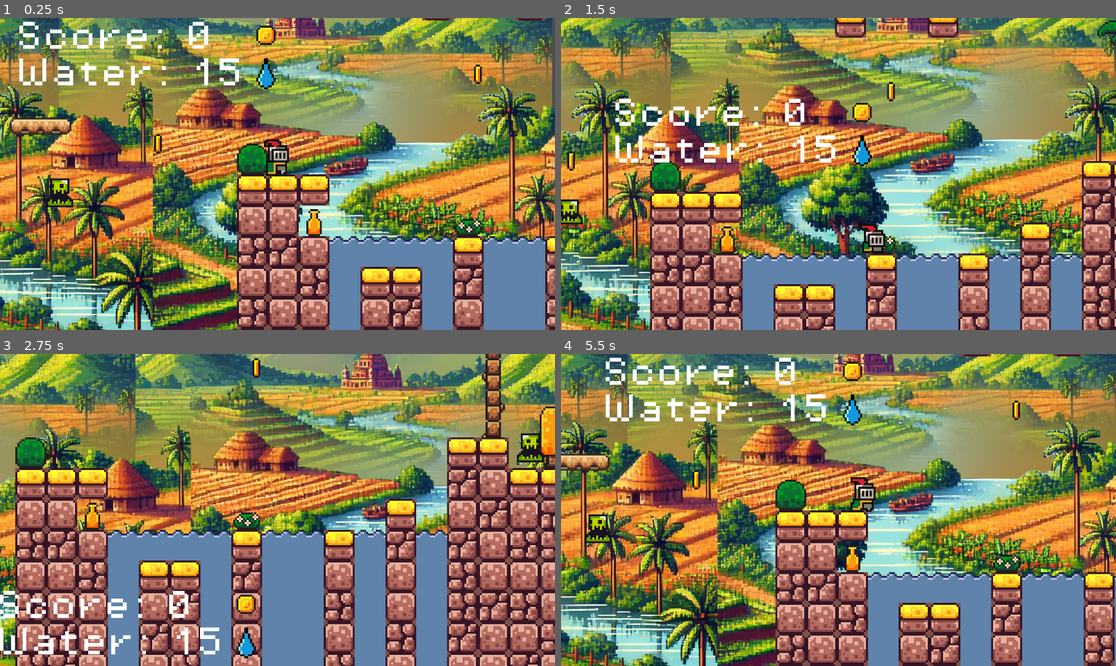
Above: before the commit, frames 1-4 (two rows, left to right).
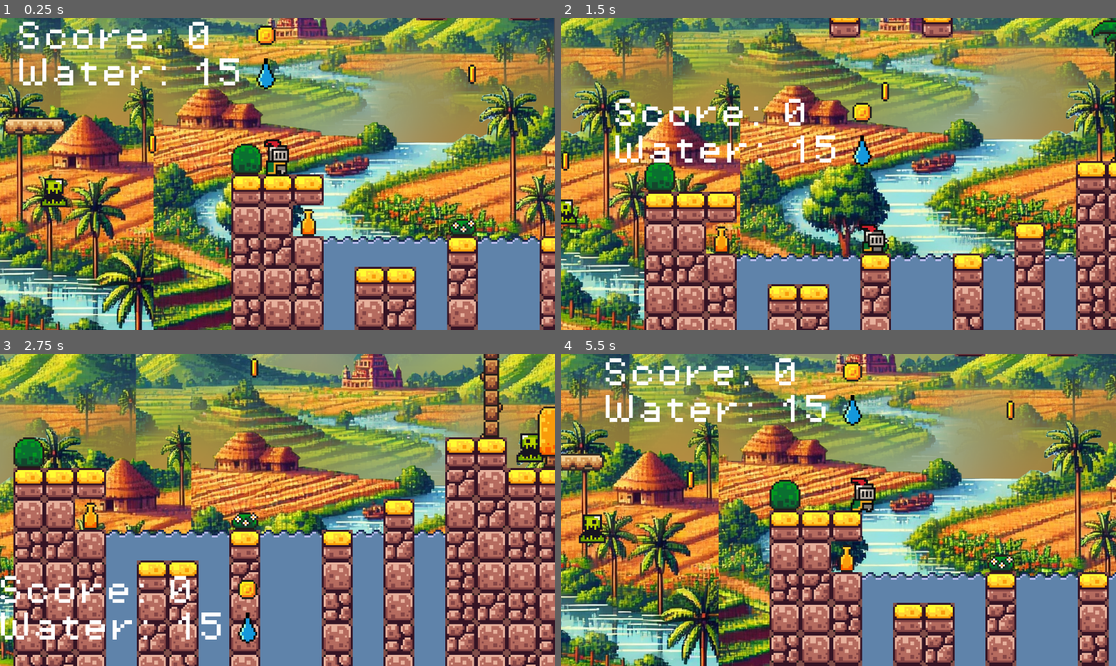
Above: after the commit, the same moments.

Repository: hypercreeper/TheWanderersPuzzle
Game: Godot game, scene res://scenes/india.tscn
The game is run twice, just before and just after one commit, with the same random seed, the same clock (stepped at 60 frames per second) and the same inputs. This scene is started directly instead of the project's main scene. Sound files missing from this copy of the repository are replaced by a short silence.
Inputs (mouse positions are in pixels of both pictures, inside the frame that each line leads up to):
- Up to frame 1 (0.25 s): no input
- Up to frame 2 (1.5 s): move the mouse to (960, 158) at 0.52 s; hold Right (move_right) from 0.53 s (still down); tap Space (jump) at 0.77 s; move the mouse to (727, 189) at 1.27 s
- Up to frame 3 (2.75 s): tap Space (jump) at 1.52 s; move the mouse to (333, 441) at 2.02 s; release Right (move_right) at 2.03 s; hold A (move_left) from 2.03 s (still down)
- Up to frame 4 (5.5 s): move the mouse to (810, 572) at 2.77 s; release A (move_left) at 2.78 s; hold Right (move_right) 2.78-4.28 s; tap Space (jump) at 3.02, 3.77, 4.52 s; move the mouse to (1005, 556) at 3.52 s; move the mouse to (672, 463) at 4.27 s; hold A (move_left) 4.28-5.03 s; move the mouse to (866, 510) at 5.02 s; hold Right (move_right) from 5.03 s (still down)

The runs differ from the first frame. In frame 1, 32% of the frame differs, in the area x 0-100%, y 0-100%; in frame 2, 34%; in frame 3, 24%; in frame 4, 33%.

Commit message:
player droplet

Diff:
--- a/scenes/arabia.tscn
+++ b/scenes/arabia.tscn
@@ -3,7 +3,6 @@
 [ext_resource type="Script" path="res://scripts/arabia.gd" id="1_1cctq"]
 [ext_resource type="PackedScene" uid="uid://r8m8x8myq4cf" path="res://scenes/killzone.tscn" id="1_m67a3"]
 [ext_resource type="Texture2D" uid="uid://dnei68v4e2bu2" path="res://assets/sprites/world_tileset.png" id="2_d4jso"]
-[ext_resource type="Texture2D" uid="uid://c31prv6yomi6b" path="res://assets/backdrops/parallax Arabia/arabiaparallaxtop.png" id="2_yiyju"]
 [ext_resource type="PackedScene" uid="uid://t68og48b4rdo" path="res://scenes/platform.tscn" id="3_ppbth"]
 [ext_resource type="PackedScene" uid="uid://jydo4aaf5u7y" path="res://scenes/enemy.tscn" id="4_ssokk"]
 [ext_resource type="PackedScene" uid="uid://chqftqp6qaoih" path="res://scenes/coin.tscn" id="5_prvoh"]
@@ -11,8 +10,8 @@
 [ext_resource type="Texture2D" uid="uid://ptb23jubexxh" path="res://assets/sprites/coinicon.png" id="7_08cdo"]
 [ext_resource type="FontFile" uid="uid://dlk0p5n2mdgm4" path="res://assets/fonts/PixelOperator8.ttf" id="7_wiumm"]
 [ext_resource type="Script" path="res://scripts/game_manager.gd" id="8_a74yd"]
-[ext_resource type="Texture2D" uid="uid://m5rjric0phad" path="res://assets/sprites/droplet.png" id="10_hd01n"]
-[ext_resource type="PackedScene" uid="uid://dayjr02m01dcl" path="res://scenes/pot.tscn" id="11_mtygl"]
+[ext_resource type="PackedScene" uid="uid://chtm5rrt4ee8i" path="res://scenes/pot.tscn" id="11_mtygl"]
+[ext_resource type="Texture2D" uid="uid://m5rjric0phad" path="res://assets/sprites/droplet.png" id="12_3sb2g"]
 
 [sub_resource type="WorldBoundaryShape2D" id="WorldBoundaryShape2D_pv50g"]
 distance = -111.0
@@ -225,10 +224,6 @@
 [node name="Game3" type="Node2D"]
 script = ExtResource("1_1cctq")
 
-[node name="Arabiaparallaxtop" type="Sprite2D" parent="."]
-position = Vector2(89, -380)
-texture = ExtResource("2_yiyju")
-
 [node name="Killzone" parent="." instance=ExtResource("1_m67a3")]
 
 [node name="CollisionShape2D" type="CollisionShape2D" parent="Killzone"]
@@ -297,8 +292,24 @@
 wait_time = 5.0
 autostart = true
 
+[node name="Game Manager" type="Node" parent="."]
+unique_name_in_owner = true
+script = ExtResource("8_a74yd")
+
+[node name="Enemy" parent="." instance=ExtResource("4_ssokk")]
+position = Vector2(395, -80)
+
+[node name="Pot" type="Node" parent="."]
+
+[node name="coin7" parent="Pot" instance=ExtResource("5_prvoh")]
+visible = false
+position = Vector2(3, -257)
+
+[node name="Pot" parent="Pot" instance=ExtResource("11_mtygl")]
+position = Vector2(-247, 24)
+
 [node name="Player" parent="." instance=ExtResource("6_fajs2")]
-position = Vector2(-138, 14)
+position = Vector2(-135, 14)
 
 [node name="Camera2D" type="Camera2D" parent="Player"]
 zoom = Vector2(4, 4)
@@ -329,27 +340,7 @@
 
 [node name="TextureRect2" type="TextureRect" parent="Player/Camera2D/HBoxContainer/VBoxContainer"]
 layout_mode = 2
-texture = ExtResource("10_hd01n")
+texture = ExtResource("12_3sb2g")
 stretch_mode = 3
 
-[node name="Game Manager" type="Node" parent="."]
-unique_name_in_owner = true
-script = ExtResource("8_a74yd")
-
-[node name="Enemy" parent="." instance=ExtResource("4_ssokk")]
-position = Vector2(395, -80)
-
-[node name="Pot" type="Node" parent="."]
-
-[node name="coin7" parent="Pot" instance=ExtResource("5_prvoh")]
-visible = false
-position = Vector2(3, -257)
-
-[node name="Pot" parent="Pot" instance=ExtResource("11_mtygl")]
-position = Vector2(-247, 24)
-
-[node name="Game Manager" type="Node" parent="."]
-unique_name_in_owner = true
-script = ExtResource("8_a74yd")
-
 [connection signal="body_entered" from="Pot/Pot" to="Pot/Pot" method="_on_body_entered"]
--- a/scenes/india.tscn
+++ b/scenes/india.tscn
@@ -13,9 +13,8 @@
 [ext_resource type="FontFile" uid="uid://dlk0p5n2mdgm4" path="res://assets/fonts/PixelOperator8.ttf" id="7_or6cf"]
 [ext_resource type="Script" path="res://scripts/game_manager.gd" id="8_d78wt"]
 [ext_resource type="Texture2D" uid="uid://ptb23jubexxh" path="res://assets/sprites/coinicon.png" id="8_haicm"]
+[ext_resource type="Texture2D" uid="uid://m5rjric0phad" path="res://assets/sprites/droplet.png" id="13_mi8sy"]
 [ext_resource type="PackedScene" uid="uid://chtm5rrt4ee8i" path="res://scenes/pot.tscn" id="14_hi6tv"]
-[ext_resource type="Texture2D" uid="uid://m5rjric0phad" path="res://assets/sprites/droplet.png" id="13_mi8sy"]
-[ext_resource type="PackedScene" uid="uid://dayjr02m01dcl" path="res://scenes/pot.tscn" id="14_hi6tv"]
 
 [sub_resource type="WorldBoundaryShape2D" id="WorldBoundaryShape2D_pv50g"]
 distance = -111.0
@@ -332,8 +331,25 @@
 [node name="coin7" parent="Coins" instance=ExtResource("5_rskei")]
 position = Vector2(-312, -9)
 
+[node name="Game Manager" type="Node" parent="."]
+unique_name_in_owner = true
+script = ExtResource("8_d78wt")
+
+[node name="Timer" type="Timer" parent="."]
+wait_time = 3.0
+autostart = true
+
+[node name="Pot" type="Node" parent="."]
+
+[node name="coin7" parent="Pot" instance=ExtResource("5_rskei")]
+visible = false
+position = Vector2(3, -257)
+
+[node name="Pot" parent="Pot" instance=ExtResource("14_hi6tv")]
+position = Vector2(-119, 40)
+
 [node name="Player" parent="." instance=ExtResource("6_tp23j")]
-position = Vector2(-138, 14)
+position = Vector2(-135, 14)
 
 [node name="Camera2D" type="Camera2D" parent="Player"]
 zoom = Vector2(4, 4)
@@ -367,21 +383,4 @@
 texture = ExtResource("13_mi8sy")
 stretch_mode = 3
 
-[node name="Game Manager" type="Node" parent="."]
-unique_name_in_owner = true
-script = ExtResource("8_d78wt")
-
-[node name="Timer" type="Timer" parent="."]
-wait_time = 3.0
-autostart = true
-
-[node name="Pot" type="Node" parent="."]
-
-[node name="coin7" parent="Pot" instance=ExtResource("5_rskei")]
-visible = false
-position = Vector2(3, -257)
-
-[node name="Pot" parent="Pot" instance=ExtResource("14_hi6tv")]
-position = Vector2(-119, 40)
-
 [connection signal="body_entered" from="Pot/Pot" to="Pot/Pot" method="_on_body_entered"]
Not shown: 1 places in scenes/africa.tscn that only renumber resources
Not shown: 1 places in scenes/pot.tscn that only renumber resources
